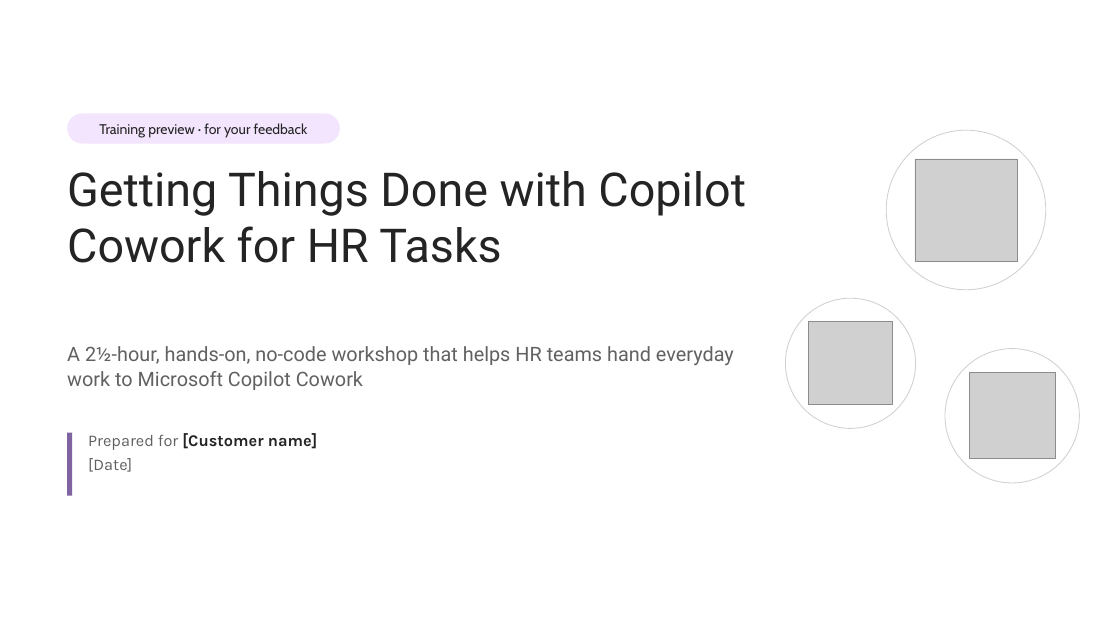
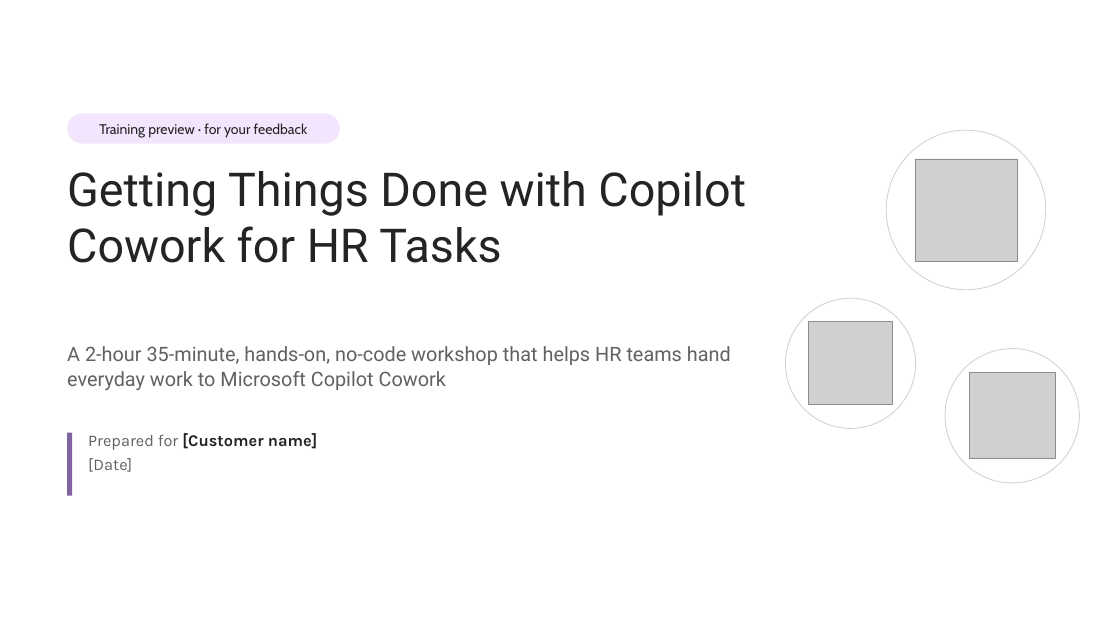
Before and after one commit to ragage/ai_hr_cowork_workshop, a slide deck: slide 1 of instructor/customer-preview-deck.pptx. Drawn at 1120x630 pixels with LibreOffice and Linux fonts; fonts in the diff are those of the drawing; grey boxes stand for pictures; background and template pictures are left out. Boxes give left, top, right and bottom in pixels: in the first picture for what was removed or moved away, otherwise in the second. Text is boxed around its words. In the diff, an @@ line names an element or a change of style, - is before the commit and + after.

```diff
--- a/instructor/customer-preview-deck.pptx
+++ b/instructor/customer-preview-deck.pptx
@@ text at bbox=[67, 346, 731, 390]: text changed @@
-A 2½-hour, hands-on, no-code workshop that helps HR teams hand everyday work to Microsoft Copilot Cowork
+A 2-hour 35-minute, hands-on, no-code workshop that helps HR teams hand everyday work to Microsoft Copilot Cowork
```
Also in this commit, not shown: 5 other slides changed, 19 other files.
